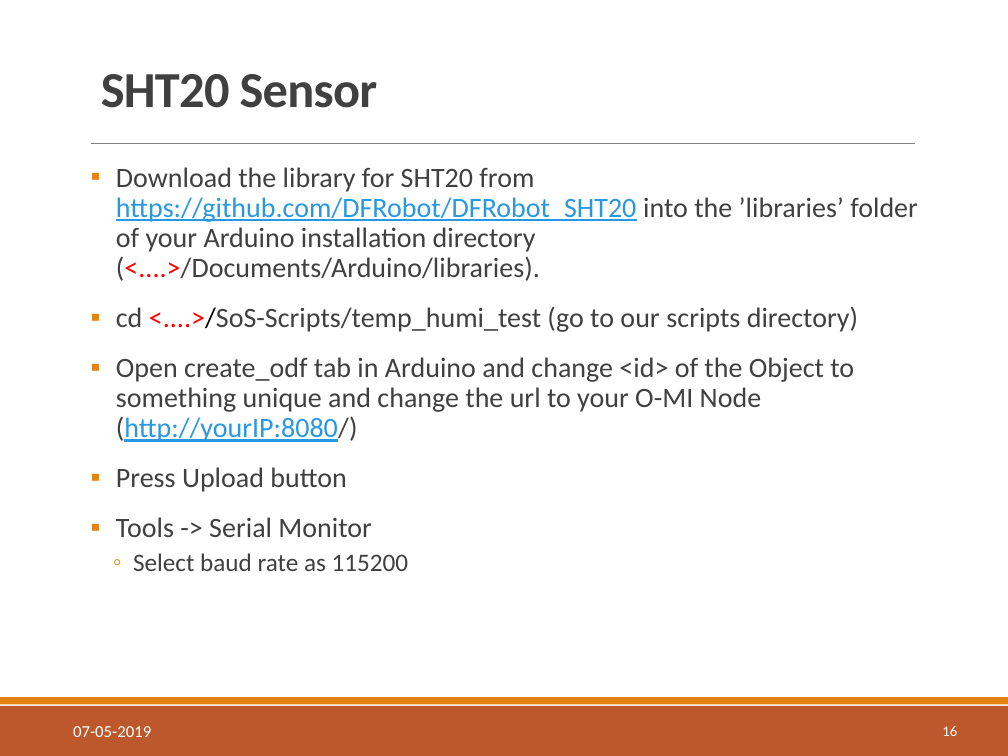
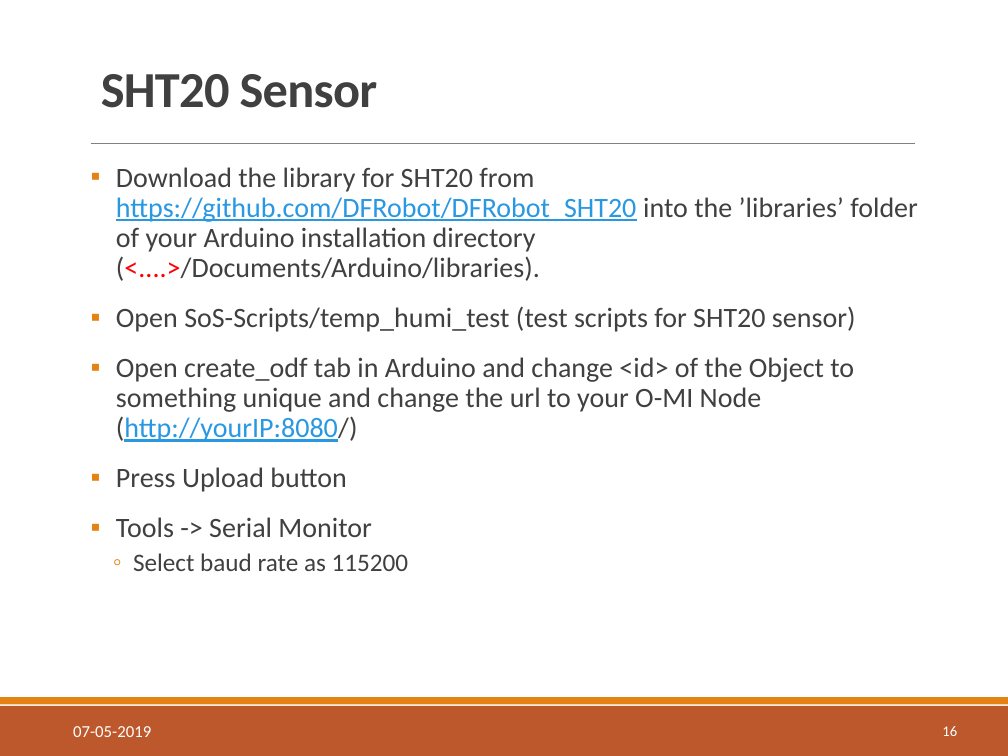
Before and after one commit to AaltoAsia/SoS-Scripts, a slide deck: slide 16 of sos-tutorial.pptx. Drawn at 1008x756 pixels with LibreOffice and Linux fonts; fonts in the diff are those of the drawing; background and template pictures are left out. Boxes give left, top, right and bottom in pixels: in the first picture for what was removed or moved away, otherwise in the second. Text is boxed around its words. In the diff, an @@ line names an element or a change of style, - is before the commit and + after.

```diff
--- a/sos-tutorial.pptx
+++ b/sos-tutorial.pptx
@@ text at [116, 306, 856, 332]: text changed @@
-▪ cd <....>/SoS-Scripts/temp_humi_test (go to our scripts directory)
+▪ Open SoS-Scripts/temp_humi_test (test scripts for SHT20 sensor)
```
Also in this commit, not shown: 3 other slides changed, 1 other file.
